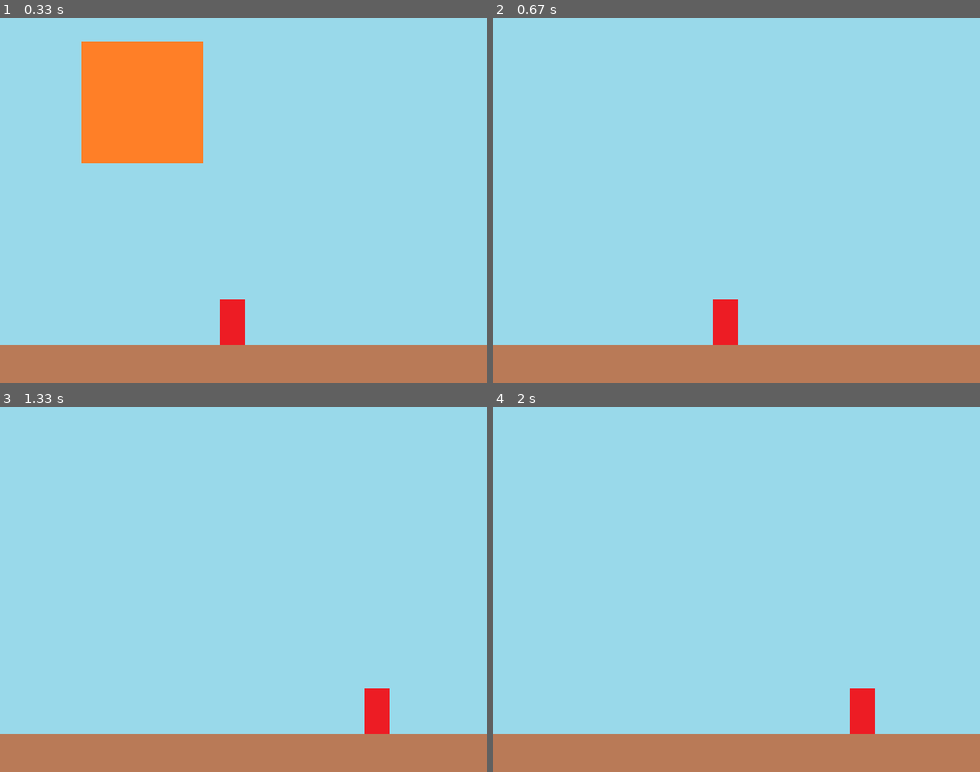
Above: before the commit, frames 1-4 (two rows, left to right).
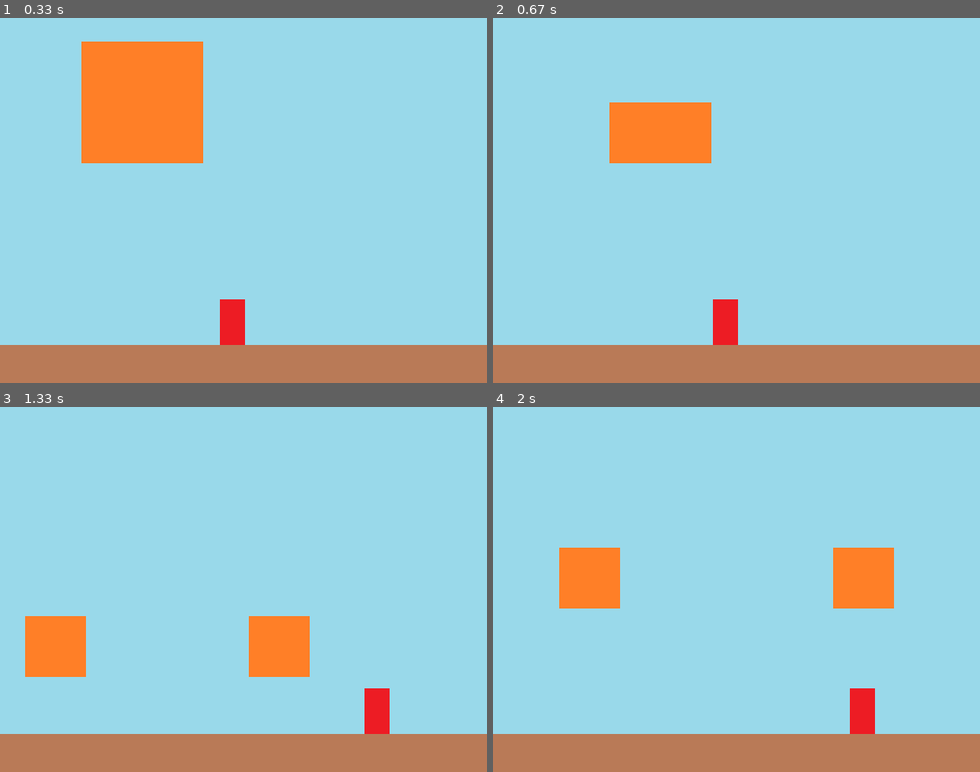
Above: after the commit, the same moments.

Repository: tndud042713/python_game
Game: pygame game, started from pygame_workspace/pygame_project/4_ball_divison.py
Two runs of this game, one before a commit and one after it. Both use one fixed random seed, a clock stepped at 60 frames per second and the inputs below.
Inputs:
- Up to frame 1 (0.33 s): no input
- Up to frame 2 (0.67 s): tap Space at 0.33 s
- Up to frame 3 (1.33 s): hold Right 0.67-1.13 s; hold Right from 1.17 s (still down)
- Up to frame 4 (2 s): release Right at 1.63 s; hold Left from 1.67 s (still down)

Frame 1 is identical in both runs. In frame 2, 3.5% of the frame differs, in the area x 23-45%, y 23-40%; in frame 3, 4.2%, in the area x 5-64%, y 57-74%; in frame 4, 4.2%.

Commit message:
공이 하나만 튕겨져 나가는 오류 해결 - 반복문 범위 안의 범위 문제를 해결했다

Diff:
--- a/pygame_workspace/pygame_project/4_ball_divison.py
+++ b/pygame_workspace/pygame_project/4_ball_divison.py
@@ -62,7 +62,7 @@
 ]
 
 # 공 크기에 따른 최초 스피드
-ball_speed_y=[-18,-15,-12,-9] #index 0,1,2,3 에 해당하는 값
+ball_speed_y = [-18,-15,-12,-9] # index 0,1,2,3 에 해당하는 값
 
 # 공들
 balls = []
@@ -130,19 +130,19 @@
         ball_height = ball_size[1]
 
     # 가로 위치
-    if ball_pos_x <= 0 or ball_pos_x > screen_width - ball_width :
+        if ball_pos_x <= 0 or ball_pos_x > screen_width - ball_width :
         ## 캐릭터는 경계값을 만나면 멈추게 하면 되지만 공 같은 것은 벽면에서 튕겨나간다
-        ball_val["to_x"] = ball_val["to_x"]*-1
-    # 세로 위치
-    ## 스테이지에 틩겨서 올라가는 처리
-    if ball_pos_y >= screen_height - stage_height - ball_height:
-        ball_val["to_y"] = ball_val["init_spd_y"]
-    else:
-        ball_val["to_y"] += 0.5
-
-    # 실제로 공에게 속도를 부여해주는 코드
-    ball_val["pos_x"] += ball_val["to_x"]
-    ball_val["pos_y"] += ball_val["to_y"]
+            ball_val["to_x"] = ball_val["to_x"]*-1
+        # 세로 위치
+        ## 스테이지에 틩겨서 올라가는 처리
+        if ball_pos_y >= screen_height - stage_height - ball_height:
+            ball_val["to_y"] = ball_val["init_spd_y"]
+        else:
+            ball_val["to_y"] += 0.5
+
+        # 실제로 공에게 속도를 부여해주는 코드
+        ball_val["pos_x"] += ball_val["to_x"]
+        ball_val["pos_y"] += ball_val["to_y"]
 
 
     # 4. 충돌 처리
@@ -181,6 +181,36 @@
             if weapon_rect.colliderect(ball_rect):
                 weapon_to_remove = weapon_idx # 해당 무기 없애기 위한 값 설정
                 ball_to_remove = ball_idx # 해당 공 없애기 위한 값 설정
+
+                # 가장 작은 크기의 공이 아니라면 다음 단계의 공으로 나눠주기
+                if ball_img_idx < 3:
+                    # 현재 공 크기 정보를 가지고 옴
+                    ball_width - ball_rect.size[0]
+                    ball_height - ball_rect.size[1]
+
+                    # 나눠진 공 정보
+                    small_ball_rect = ball_images[ball_img_idx + 1].get_rect() # idx + 1 을 해줘야 더 작은 공을 가져온다.
+                    small_ball_width = small_ball_rect.size[0]
+                    small_ball_height = small_ball_rect.size[1]
+
+                    # 왼쪽으로 틩겨나가는 작은 공
+                    balls.append({
+                        "pos_x" : ball_pos_x + (ball_width / 2) - (small_ball_width / 2), # 공의 x 좌표
+                        "pos_y" : ball_pos_y + (ball_height / 2) - (small_ball_height / 2), # 공의 y 좌표
+                        "img_idx" : ball_img_idx + 1, # 공의 이미지 인덱스
+                        "to_x": -3, # 공의 축 이동방향, -3 이면 왼쪽으로, 3 이면 오른쪽으로
+                        "to_y": -6, # y축 이동방향,
+                        "init_spd_y": ball_speed_y[ball_img_idx + 1]}) # y 최초 속도
+
+                    # 오른쪽으로 틩겨나가는 작은 공
+                    balls.append({
+                        "pos_x" : ball_pos_x + (ball_width / 2) - (small_ball_width / 2), # 공의 x 좌표
+                        "pos_y" : ball_pos_y + (ball_height / 2) - (small_ball_height / 2), # 공의 y 좌표
+                        "img_idx" : ball_img_idx + 1, # 공의 이미지 인덱스
+                        "to_x": 3, # 공의 축 이동방향, -3 이면 왼쪽으로, 3 이면 오른쪽으로
+                        "to_y": -6, # y축 이동방향,
+                        "init_spd_y": ball_speed_y[ball_img_idx + 1]}) # y 최초 속도
+
                 break
 
 
